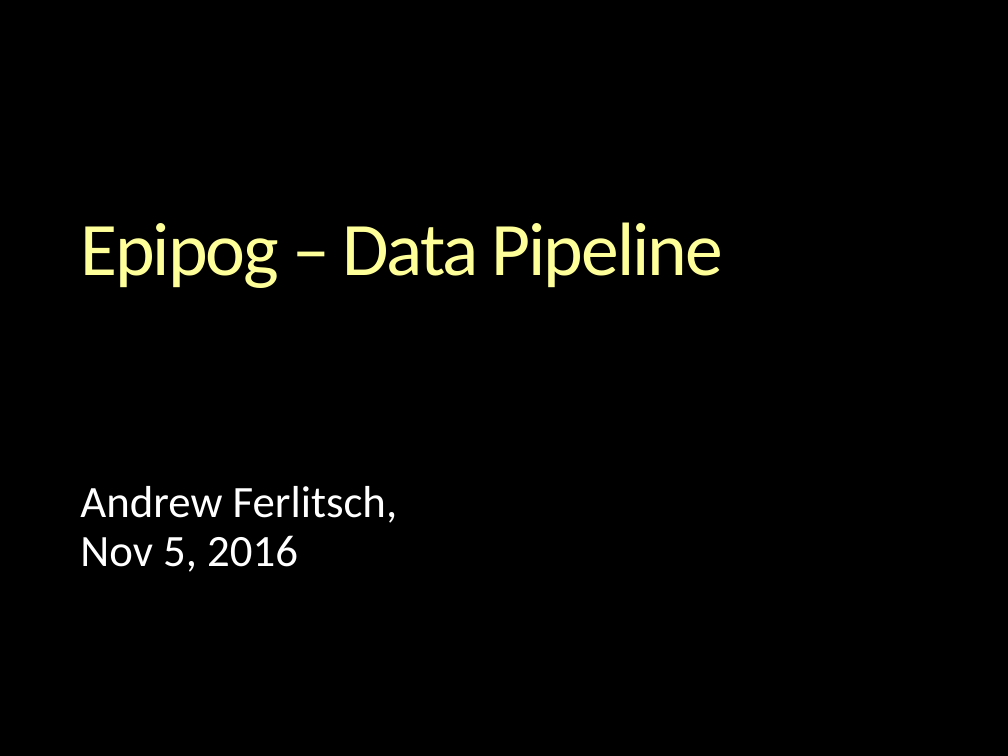
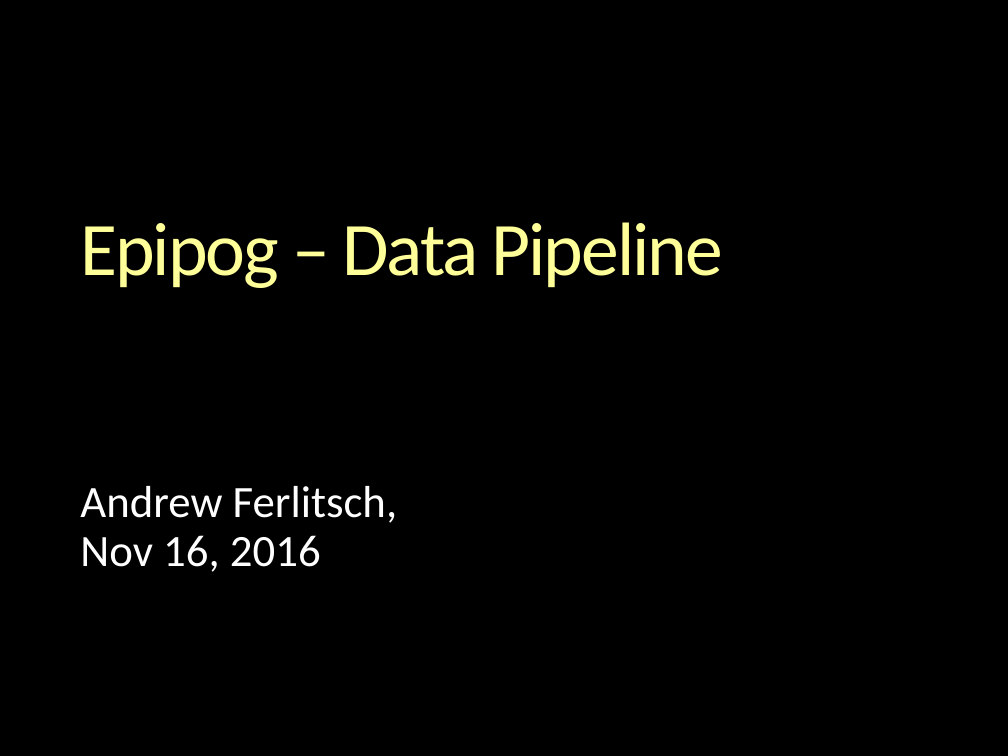
Before and after one commit to andrewferlitsch/epipog-nosql, a slide deck: slide 1 of specs/stages/Data Pipeline.pptx. Drawn at 1008x756 pixels with LibreOffice and Linux fonts; fonts in the diff are those of the drawing; background and template pictures are left out. Boxes give left, top, right and bottom in pixels: in the first picture for what was removed or moved away, otherwise in the second. Text is boxed around its words. In the diff, an @@ line names an element or a change of style, - is before the commit and + after.

```diff
--- a/specs/stages/Data Pipeline.pptx
+++ b/specs/stages/Data Pipeline.pptx
@@ subtitle at bbox=[80, 535, 321, 572]: text changed @@
-Nov 5, 2016
+Nov 16, 2016
```
Also in this commit, not shown: 1 other slide changed, 2 slides added.
